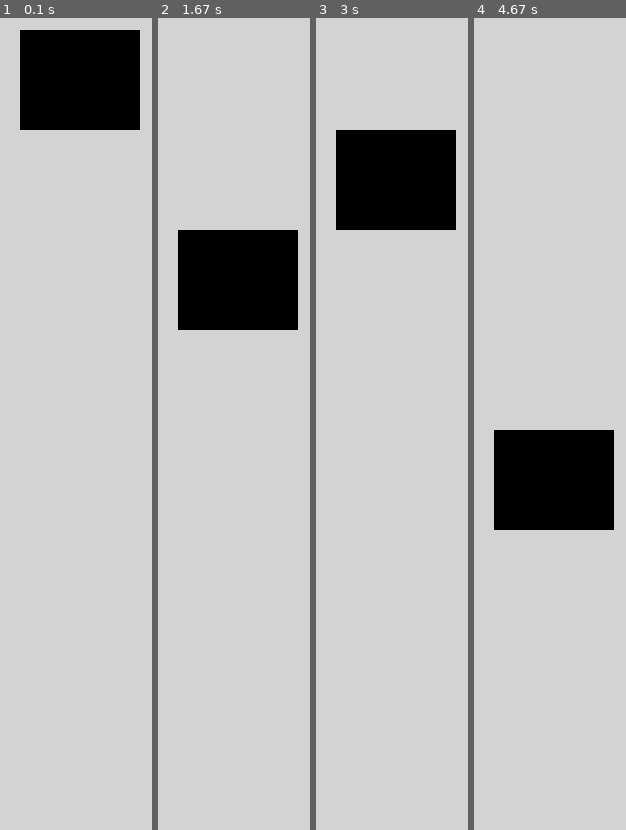
Above: before the commit, frames 1-4 (left to right).
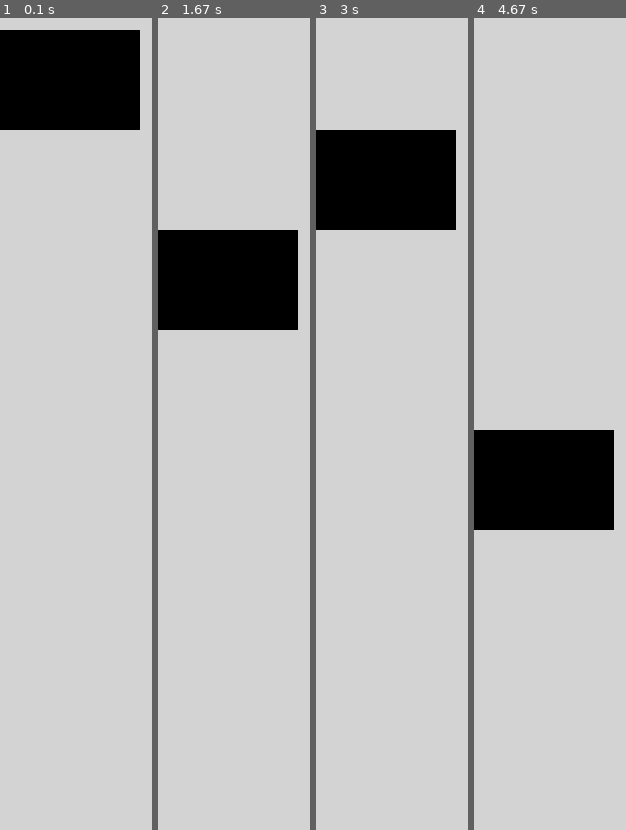
Above: after the commit, the same moments.

Repository: saegl5/myprojects
Game: pygame game, started from Codes/pygame-animation-bouncing-part-3.py
The game is run twice, just before and just after one commit, with the same random seed, the same clock (stepped at 60 frames per second) and the same inputs.
Inputs:
- Up to frame 1 (0.1 s): no input
- Up to frame 2 (1.67 s): no input
- Up to frame 3 (3 s): no input
- Up to frame 4 (4.67 s): no input

The runs differ from the first frame. In frame 1, 1.6% of the frame differs, in the area x 0-14%, y 1-14%; in frame 2, 1.6%; in frame 3, 1.6%; in frame 4, 1.6%.

Commit message:
reverting part 3

Diff:
--- a/Codes/pygame-animation-bouncing-part-3.py
+++ b/Codes/pygame-animation-bouncing-part-3.py
@@ -16,12 +16,6 @@
 # offset = 0 # initialize offset earlier
 offset = 100 # start below top edge
 change = 50 # initialize increment early
-# rect_x = 50 # initialize starting x position of the rectangle
-# rect_y = 50 # initialize starting y position of the rectangle
-# rect_change_x = 1
-# rect_change_y = 5
-# # lower number moves rectangle slower, higher moves it faster
-# # # negative number changes direction
 
 pygame.display.set_caption("QUESTABOX's Cool Animation") # title, or choose your own
 
@@ -33,9 +27,9 @@
     # --- Drawing code
     # offset = 0 # initialize offset
     # while offset <= 450: # loop until offset = 450 (inclusive)
-    #     pygame.draw.rect(screen, BLACK, (10, 0+offset, 60, 50), width=0) # added one offset to one y-coordinate
+    #     pygame.draw.rect(screen, BLACK, (0, 0+offset, 70, 50), width=0) # added one offset to one y-coordinate
     #     offset += 50 # offset = offset + 50
-    pygame.draw.rect(screen, BLACK, (10, 0+offset, 60, 50), width=0) # untab
+    pygame.draw.rect(screen, BLACK, (0, 0+offset, 70, 50), width=0) # untab
     # offset += 50 # untab
     offset += change # allow the increment to change
     if 0+offset + 50 == size[1]: # if rectangle at bottom edge
@@ -43,13 +37,6 @@
     # if 0+offset == 0: # if rectangle at top edge
     if 0+offset == 100: # if rectangle below top edge
         change *= -1 # change the increment's sign back
-    # pygame.draw.rect(screen, BLACK, (rect_x, rect_y, 60, 50), width=0)
-    # rect_x += rect_change_x
-    # rect_y += rect_change_y
-    # if rect_y > 450 or rect_y < 0:
-    #     rect_change_y = rect_change_y * -1 # bounce off bottom or top edges
-    # if rect_x > 640 or rect_x < 0:
-    #     rect_change_x = rect_change_x * -1 # bounce off left or right edges
     # ----------------
     pygame.display.flip() # update the screen
     # clock.tick(60) # maximum 60 frames per second (i.e., no more than 60 times through While loop each second)
